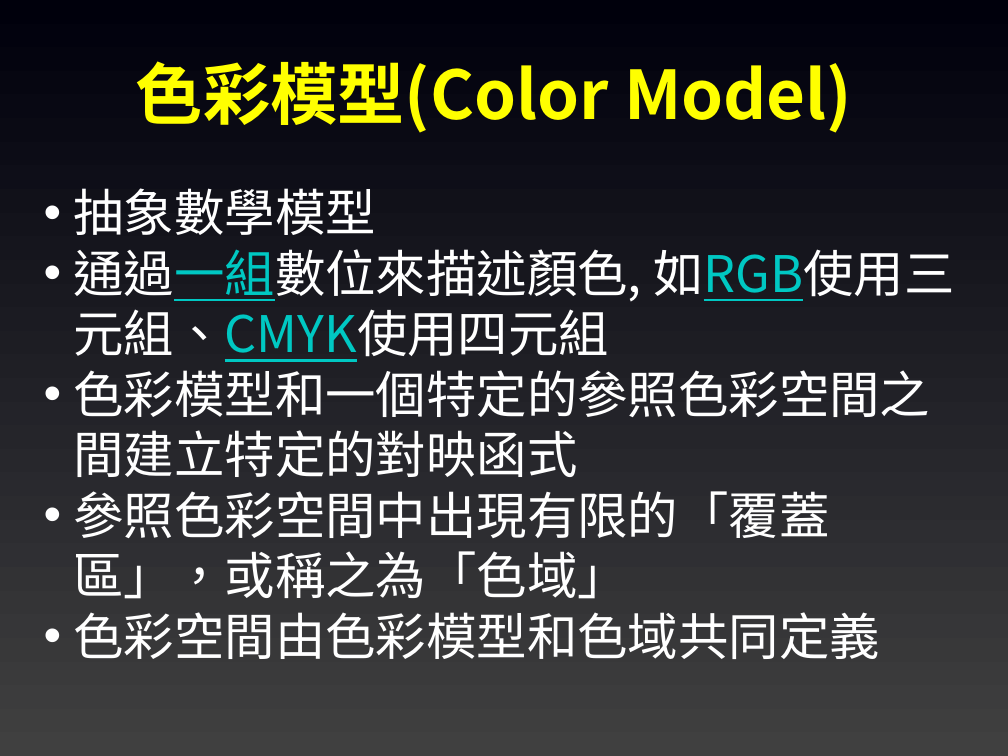
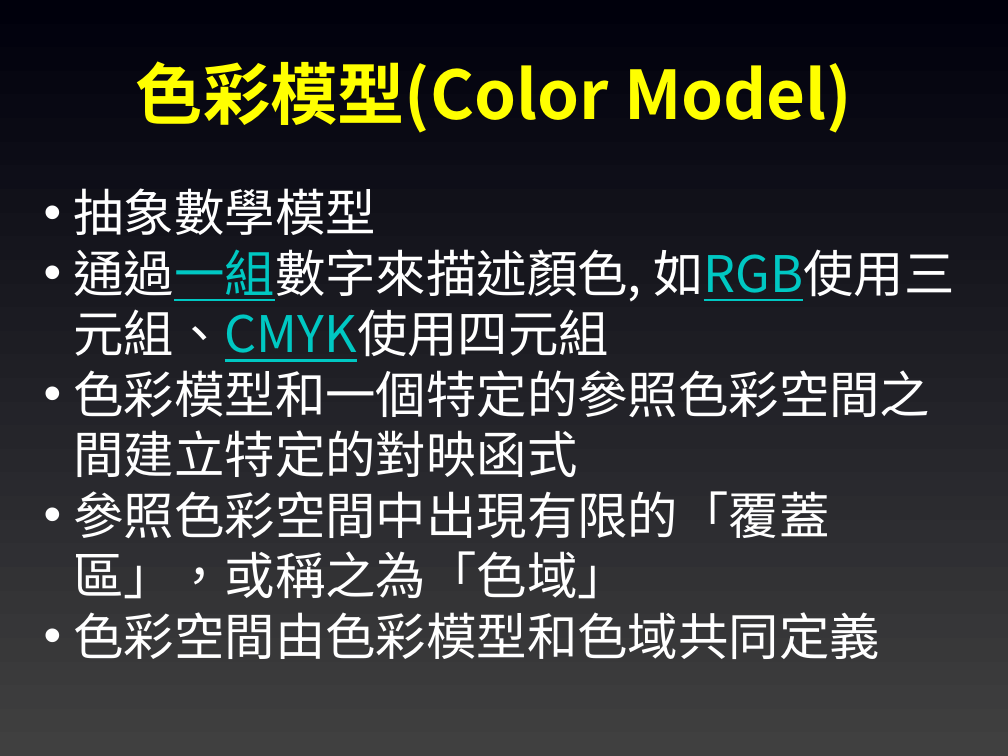
Before and after one commit to joshhu/must_opencv, a slide deck: slide 4 of Slides/04. OpenCV影像處理.pptx. Drawn at 1008x756 pixels with LibreOffice and Linux fonts; fonts in the diff are those of the drawing. Boxes give left, top, right and bottom in pixels: in the first picture for what was removed or moved away, otherwise in the second. Text is boxed around its words. In the diff, an @@ line names an element or a change of style, - is before the commit and + after.

```diff
--- a/Slides/04. OpenCV影像處理.pptx
+++ b/Slides/04. OpenCV影像處理.pptx
@@ text at (73, 249, 954, 362): text changed @@
-• 通過一組數位來描述顏色, 如RGB使用三元組、CMYK使用四元組
+• 通過一組數字來描述顏色, 如RGB使用三元組、CMYK使用四元組
```
Also in this commit, not shown: 1 other slide changed, 1 other file.
